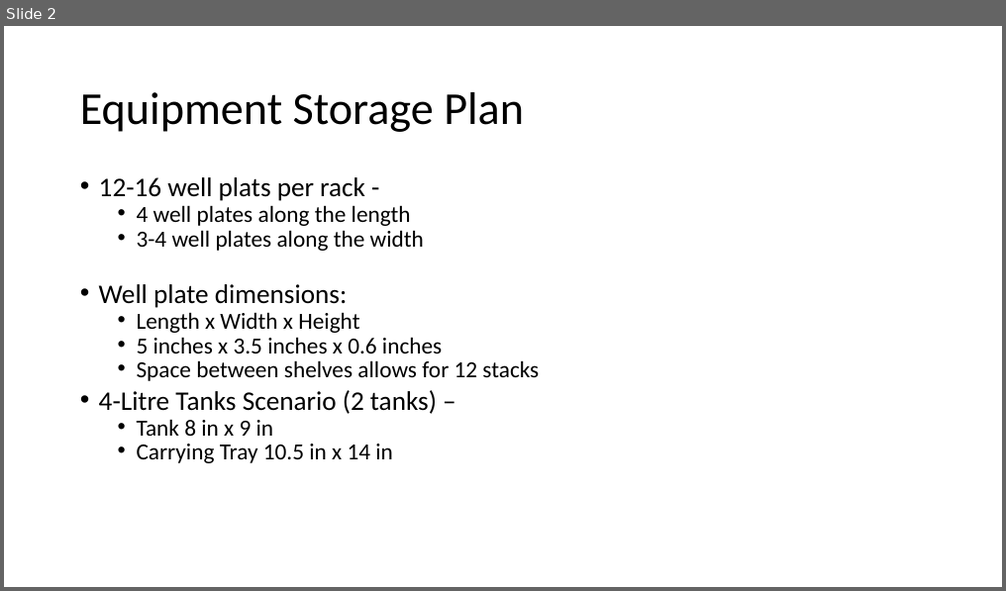
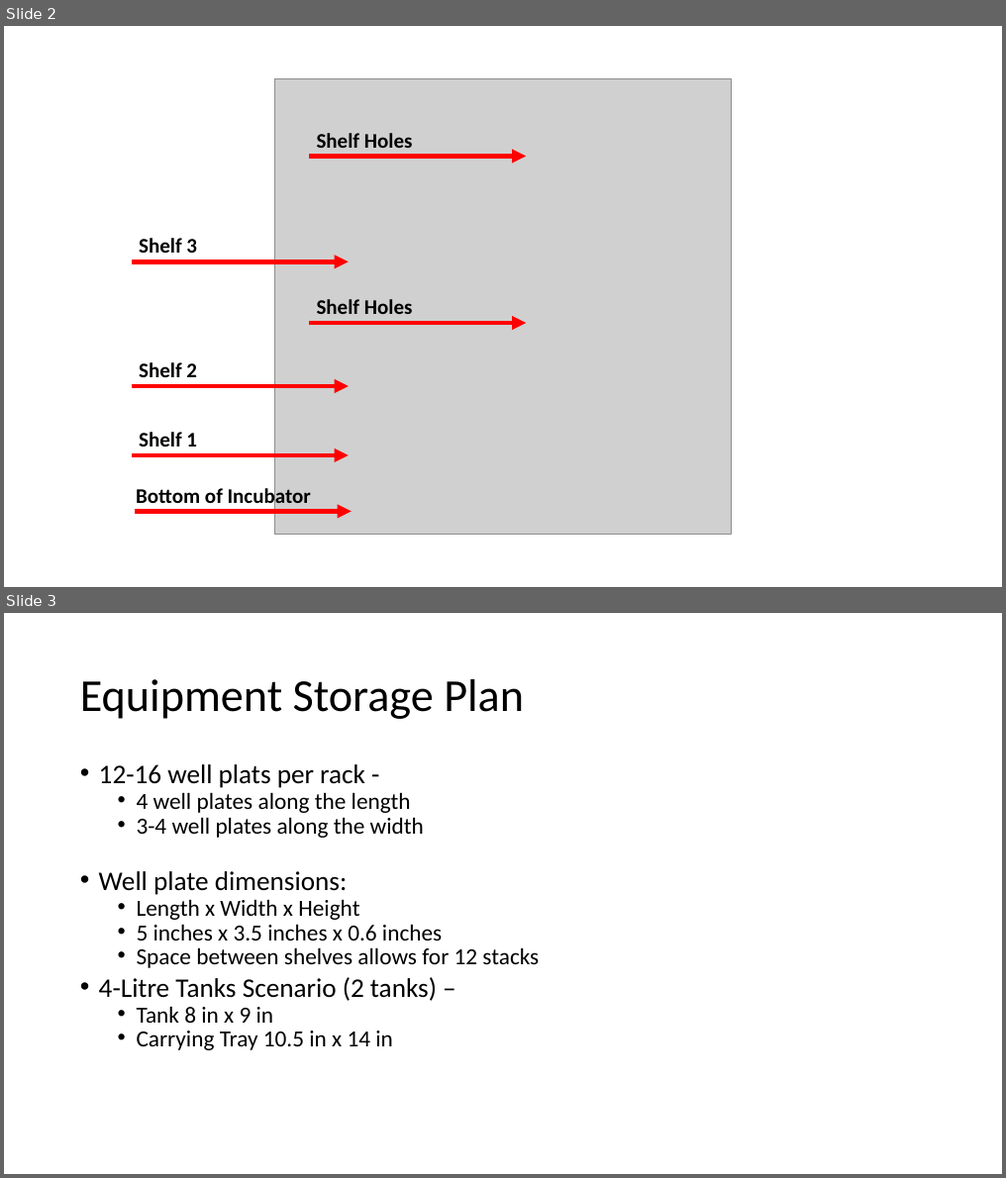
Before and after one commit to Putnam-Lab/Lab_Management, a slide deck: Lab_Resourses/CBLS_Wetlab_Protocols/20210527_Incubator_Dimensions.pptx. Shown one above the other, each under a label of ours: slide 2 before the commit, slides 2 and 3 after it. The pictures are 1006x591 and 1006x1178 pixels, drawn with LibreOffice and Linux fonts; fonts in the diff are those of the drawing; grey boxes stand for pictures. Boxes give left, top, right and bottom in pixels: in the first picture for what was removed or moved away, otherwise in the second. Text is boxed around its words. In the diff, an @@ line names an element or a change of style, - is before the commit and + after.

```diff
--- a/Lab_Resourses/CBLS_Wetlab_Protocols/20210527_Incubator_Dimensions.pptx
+++ b/Lab_Resourses/CBLS_Wetlab_Protocols/20210527_Incubator_Dimensions.pptx
@@ slide 2 added at (4,26,1002,587), background #FFFFFF @@
@@ picture added at (275,78,731,534) @@
@@ text added at (317,133,413,148), 20 pt, text #000000, bold @@
+Shelf Holes
@@ arrow added from (310, 157) to (526, 157), #FF0000 4.5 pt @@
@@ arrow added from (132, 262) to (349, 262), #FF0000 4.5 pt @@
@@ text added at (139,238,197,253), 20 pt, text #000000, bold @@
+Shelf 3
@@ text added at (317,299,413,314), 20 pt, text #000000, bold @@
+Shelf Holes
@@ arrow added from (310, 323) to (526, 323), #FF0000 4.5 pt @@
@@ text added at (139,363,197,377), 20 pt, text #000000, bold @@
+Shelf 2
@@ arrow added from (132, 386) to (349, 386), #FF0000 4.5 pt @@
@@ text added at (139,432,197,447), 20 pt, text #000000, bold @@
+Shelf 1
@@ arrow added from (132, 456) to (349, 456), #FF0000 4.5 pt @@
@@ text added at (136,486,311,510), 20 pt, text #000000, bold @@
+Bottom of Incubator
@@ arrow added from (135, 512) to (351, 512), #FF0000 4.5 pt @@
@@ what was slide 2 is now slide 3 @@
```
Also in this commit, not shown: 1 slide changed, 1 other file.
